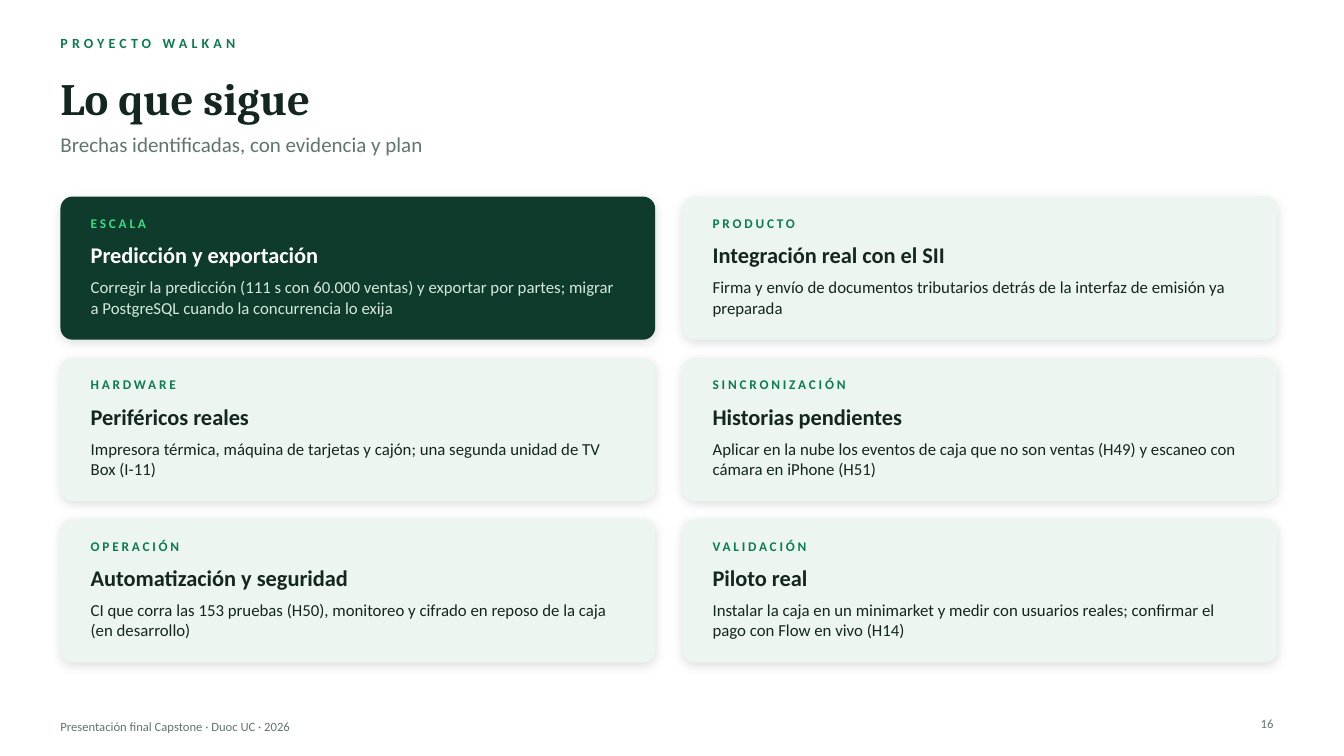
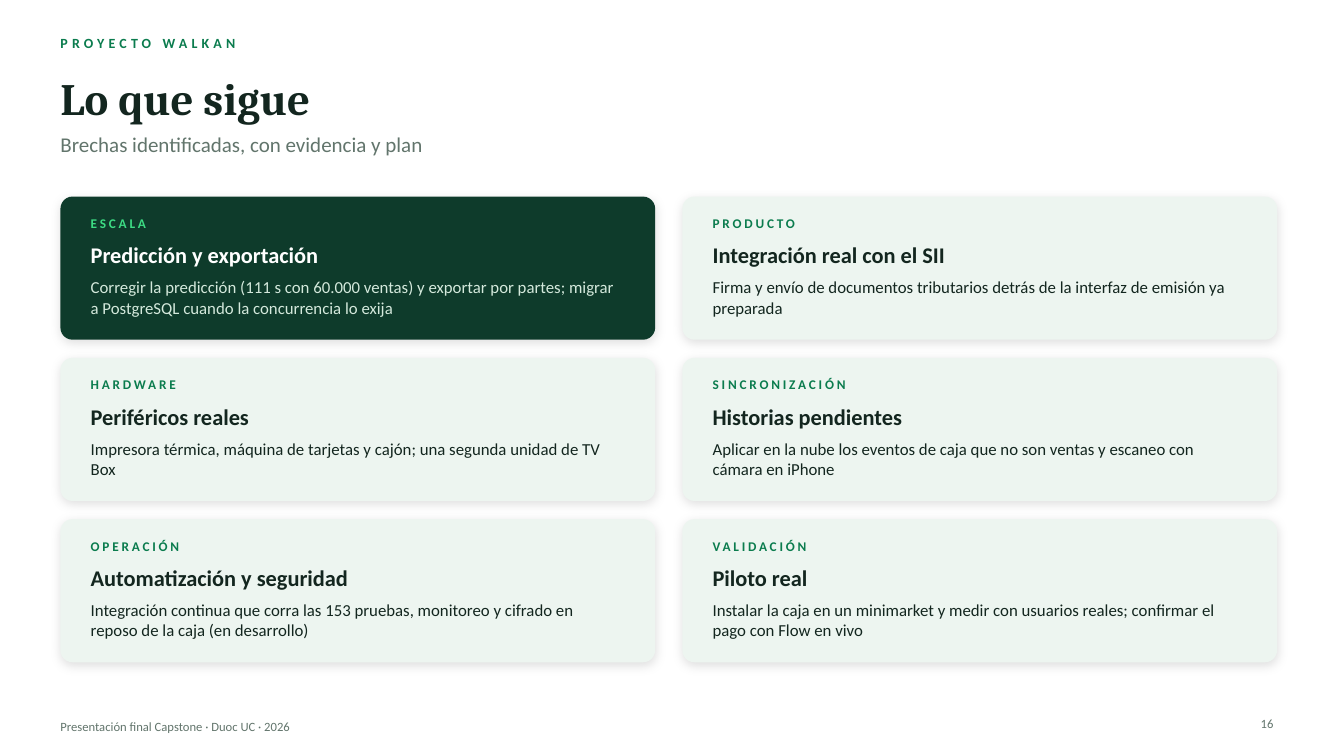
Before and after one commit to Chazito/Walkan, a slide deck: slide 16 of Fase 3/Evidencias Grupales/Presentacion Final.pptx. Drawn at 1344x756 pixels with LibreOffice and Linux fonts; fonts in the diff are those of the drawing; background and template pictures are left out. Boxes give left, top, right and bottom in pixels: in the first picture for what was removed or moved away, otherwise in the second. Text is boxed around its words. In the diff, an @@ line names an element or a change of style, - is before the commit and + after.

```diff
--- a/Fase 3/Evidencias Grupales/Presentacion Final.pptx
+++ b/Fase 3/Evidencias Grupales/Presentacion Final.pptx
@@ text at [91, 443, 600, 475]: text changed @@
-Impresora térmica, máquina de tarjetas y cajón; una segunda unidad de TV Box (I-11)
+Impresora térmica, máquina de tarjetas y cajón; una segunda unidad de TV Box
@@ text at [713, 443, 1194, 475]: text changed @@
-Aplicar en la nube los eventos de caja que no son ventas (H49) y escaneo con cámara en iPhone (H51)
+Aplicar en la nube los eventos de caja que no son ventas y escaneo con cámara en iPhone
@@ text at [91, 604, 573, 639]: text changed @@
-CI que corra las 153 pruebas (H50), monitoreo y cifrado en reposo de la caja (en desarrollo)
+Integración continua que corra las 153 pruebas, monitoreo y cifrado en reposo de la caja (en desarrollo)
@@ text at [713, 604, 1214, 639]: text changed @@
-Instalar la caja en un minimarket y medir con usuarios reales; confirmar el pago con Flow en vivo (H14)
+Instalar la caja en un minimarket y medir con usuarios reales; confirmar el pago con Flow en vivo
```
Also in this commit, not shown: 2 other slides changed.
